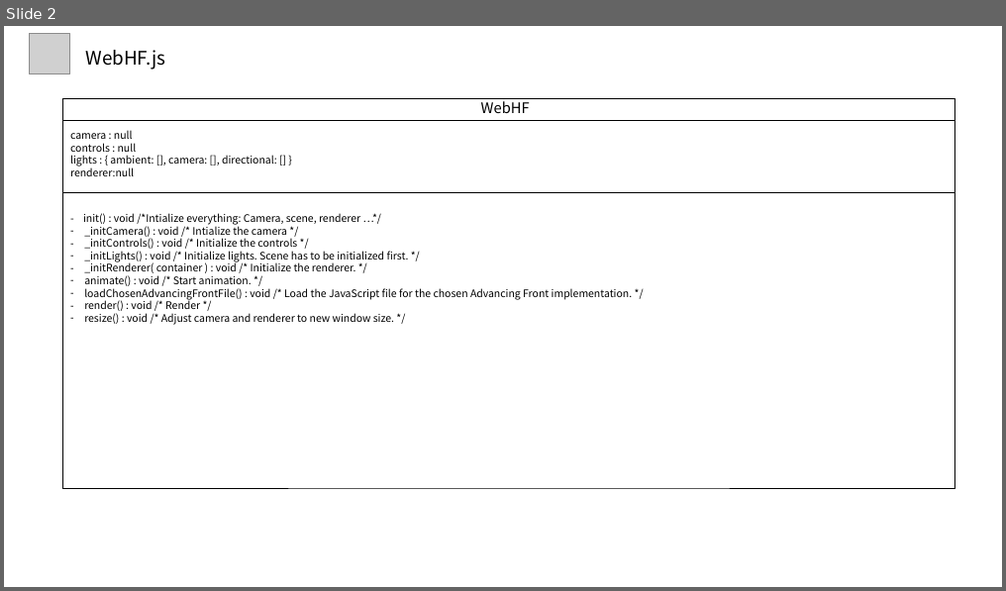
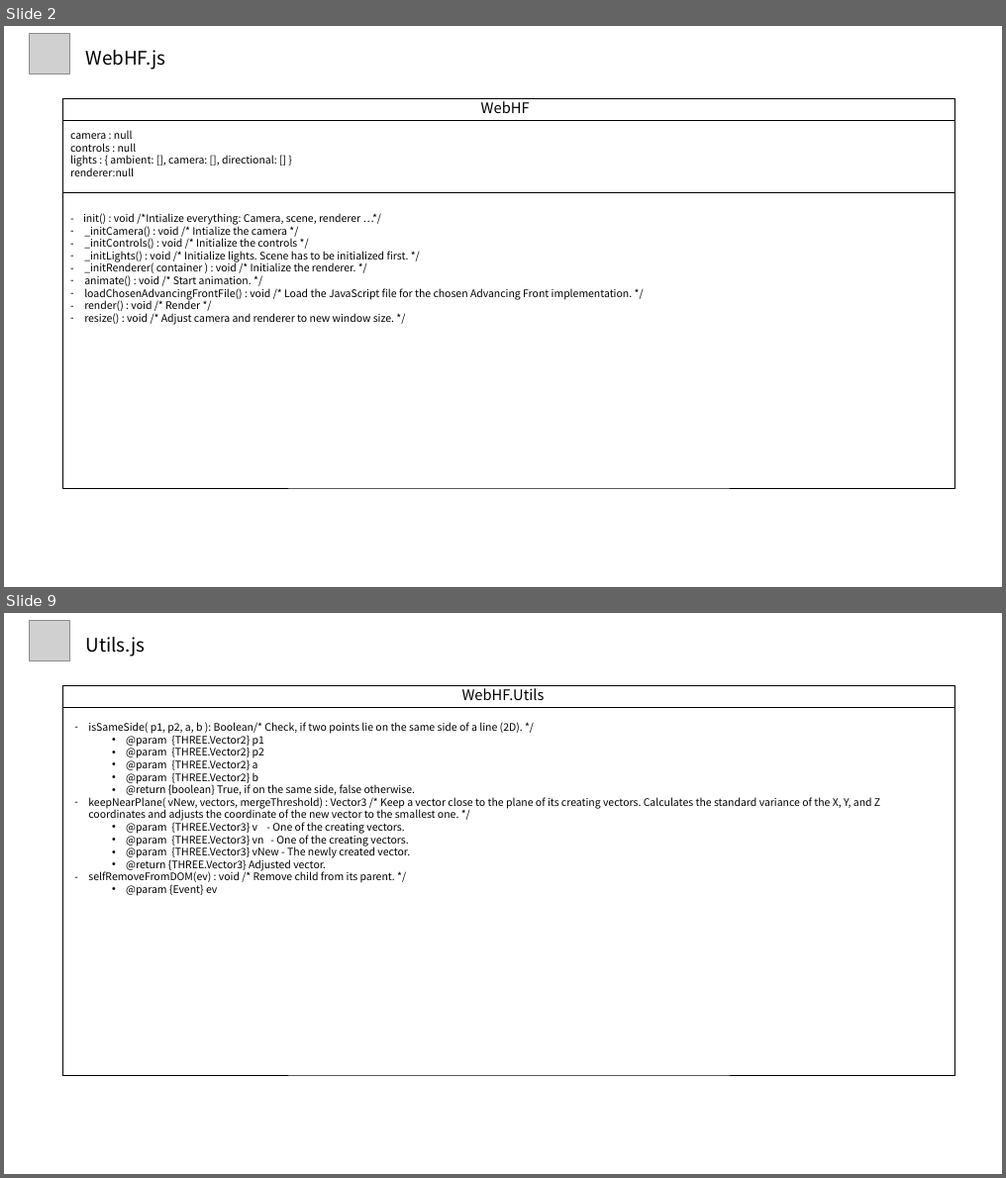
Before and after one commit to alexchun78/threeJS-holeFilling, a slide deck: (코드분석) WebGL Hole Filling.pptx. Shown one above the other, each under a label of ours: slide 2 before the commit, slides 2 and 9 after it; the slides between them are not shown. The pictures are 1006x591 and 1006x1178 pixels, drawn with LibreOffice and Linux fonts; fonts in the diff are those of the drawing; grey boxes stand for pictures. Boxes give left, top, right and bottom in pixels: in the first picture for what was removed or moved away, otherwise in the second. Text is boxed around its words. In the diff, an @@ line names an element or a change of style, - is before the commit and + after.

```diff
--- a/(코드분석) WebGL Hole Filling.pptx
+++ b/(코드분석) WebGL Hole Filling.pptx
@@ slide 9 added at [4,613,1002,1174], background #FFFFFF @@
@@ picture added at [30,621,70,661] @@
@@ text added at [86,637,146,657], 18 pt, text #000000 @@
+Utils.js
@@ rectangle added at [63,685,954,1075], outline #000000 0.5 pt @@
@@ text added at [462,685,545,700], 14 pt, text #000000 @@
+WebHF.Utils
@@ line added from (63, 708) to (954, 708), #000000 0.5 pt @@
@@ text added at [88,722,880,896], 10 pt, text #000000 @@
+– isSameSide( p1, p2, a, b ): Boolean/* Check, if two points lie on the same side of a line (2D). */
+  • @param {THREE.Vector2} p1
+  • @param {THREE.Vector2} p2
+  • @param {THREE.Vector2} a
+  • @param {THREE.Vector2} b
+  • @return {boolean} True, if on the same side, false otherwise.
+– keepNearPlane( vNew, vectors, mergeThreshold) : Vector3 /* Keep a vector close to the plane of its creating vectors. Calculates the standard variance of the X, Y, and Z coordinates and adjusts the coordinate of the new vector to the smallest one. */
+  • @param {THREE.Vector3} v - One of the creating vectors.
+  • @param {THREE.Vector3} vn - One of the creating vectors.
+  • @param {THREE.Vector3} vNew - The newly created vector.
+  • @return {THREE.Vector3} Adjusted vector.
+– selfRemoveFromDOM(ev) : void /* Remove child from its parent. */
+  • @param {Event} ev
```
Also in this commit, not shown: 2 slides changed, 16 other slides added, 2 other files.
